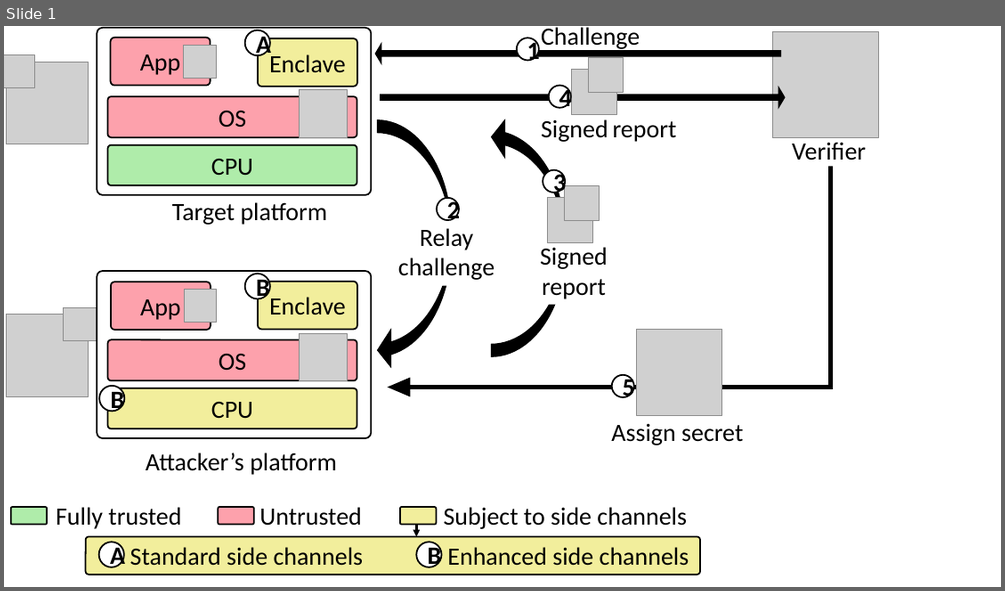
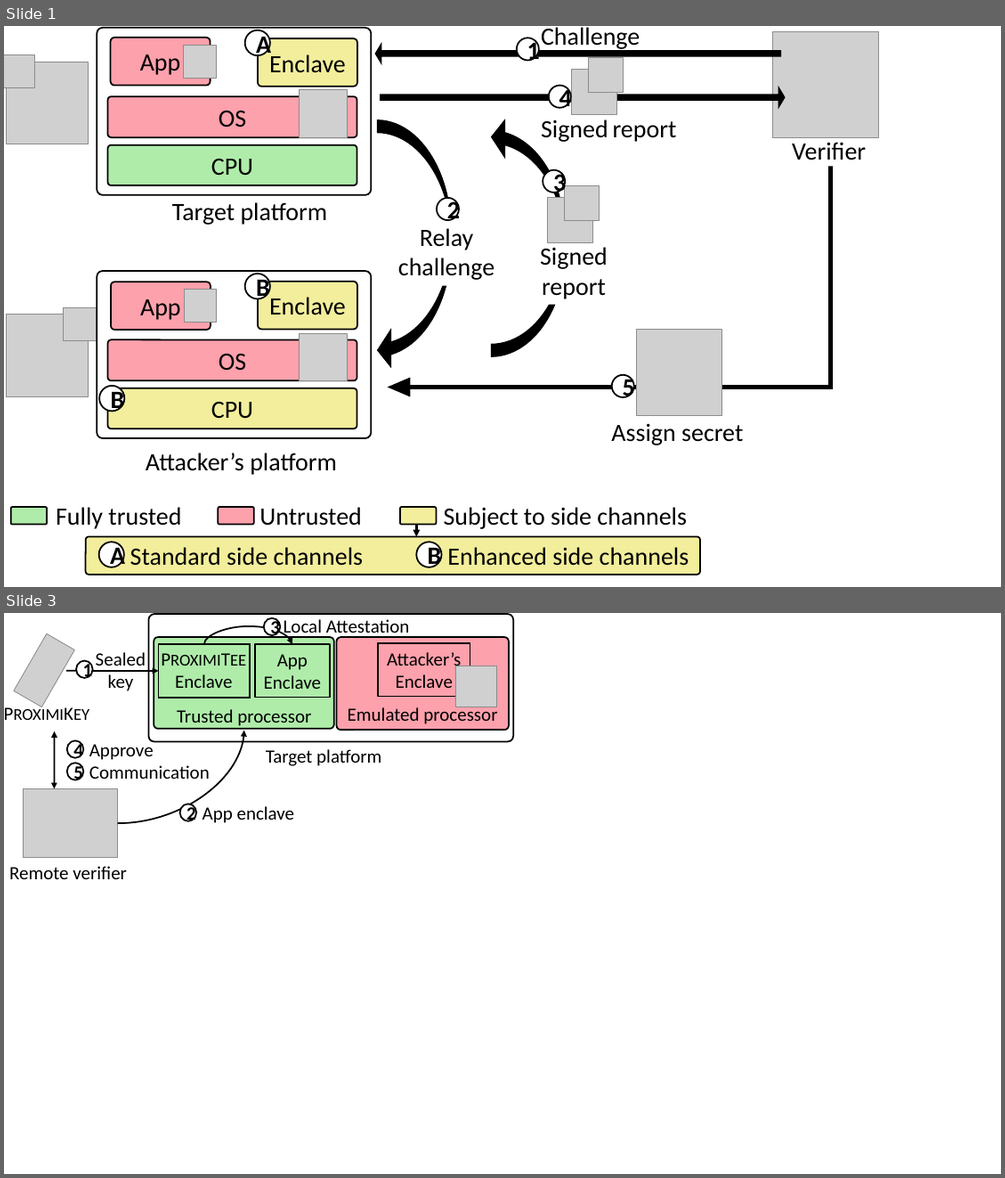
Before and after one commit to aritradhar/PhD-Thesis, a slide deck: chapters/ProximiTEE/images_new/figs.pptx. Shown one above the other, each under a label of ours: slide 1 before the commit, slides 1 and 3 after it; the slides between them are not shown. The pictures are 1005x591 and 1005x1178 pixels, drawn with LibreOffice and Linux fonts; fonts in the diff are those of the drawing; grey boxes stand for pictures. Boxes give left, top, right and bottom in pixels: in the first picture for what was removed or moved away, otherwise in the second. Text is boxed around its words. In the diff, an @@ line names an element or a change of style, - is before the commit and + after.

```diff
--- a/chapters/ProximiTEE/images_new/figs.pptx
+++ b/chapters/ProximiTEE/images_new/figs.pptx
@@ slide 3 added at box(4, 613, 1001, 1174), background #FFFFFF @@
@@ picture added at box(14, 634, 74, 707) @@
@@ rounded rectangle added at box(148, 614, 513, 742), outline #000000 1.5 pt @@
@@ rounded rectangle added at box(154, 637, 334, 728), fill #AFECAA, outline #000000 1.5 pt @@
@@ curved arrow added from (204, 644) to (292, 644), #000000 1.5 pt @@
@@ ellipse added at box(264, 618, 280, 635), fill #FFFFFF, outline #000000 1.5 pt, 18 pt, text #000000, bold @@
+3
@@ text added at box(283, 619, 410, 638), 18 pt, text #000000 @@
+Local Attestation
@@ rounded rectangle added at box(337, 637, 509, 730), fill #FDA1AC, outline #000000 1.5 pt, 18 pt, text #000000 @@
+Emulated processor
@@ ellipse added at box(76, 661, 92, 678), fill #FFFFFF, outline #000000 1.5 pt, 18 pt, text #000000, bold @@
+1
@@ text added at box(96, 652, 146, 691), 18 pt, text #000000 @@
+Sealed key
@@ rectangle added at box(159, 644, 250, 698), fill #AFECAA, outline #000000 1.5 pt @@
@@ rectangle added at box(255, 644, 330, 698), fill #AFECAA, outline #000000 1.5 pt, 18 pt, text #000000 @@
+App Enclave
@@ rectangle added at box(378, 643, 470, 697), fill #FDA1AC, outline #000000 1.5 pt, 18 pt, text #000000 @@
+Attacker’s Enclave
@@ arrow added from (66, 671) to (159, 671), #000000 1.5 pt @@
@@ text added at box(175, 674, 232, 688), 18 pt, text #000000 @@
+PROXIMITEE Enclave
@@ picture added at box(455, 666, 497, 707) @@
@@ text added at box(4, 698, 102, 728), 16 pt, text #000000 @@
+PROXIMIKEY
@@ text added at box(177, 709, 311, 726), 18 pt, text #000000 @@
+Trusted processor
@@ double arrow added from (54, 788) to (54, 731), #000000 1.5 pt @@
@@ ellipse added at box(67, 741, 83, 758), fill #FFFFFF, outline #000000 1.5 pt, 18 pt, text #000000, bold @@
+4
@@ text added at box(89, 740, 154, 760), 18 pt, text #000000 @@
+Approve
@@ curved arrow added from (118, 823) to (244, 730), #000000 1.5 pt @@
@@ ellipse added at box(67, 763, 83, 779), fill #FFFFFF, outline #000000 1.5 pt, 18 pt, text #000000, bold @@
+5
@@ text added at box(89, 765, 210, 779), 18 pt, text #000000 @@
+Communication
@@ text added at box(266, 749, 381, 766), 18 pt, text #000000 @@
+Target platform
@@ picture added at box(24, 788, 118, 858) @@
@@ ellipse added at box(179, 803, 196, 821), fill #FFFFFF, outline #000000 1.5 pt, 18 pt, text #000000, bold @@
+2
@@ text added at box(202, 806, 295, 823), 18 pt, text #000000 @@
+App enclave
@@ text added at box(9, 866, 127, 879), 18 pt, text #000000 @@
+Remote verifier
```
Also in this commit, not shown: 1 slide changed, 1 other slide added, 10 other files.
